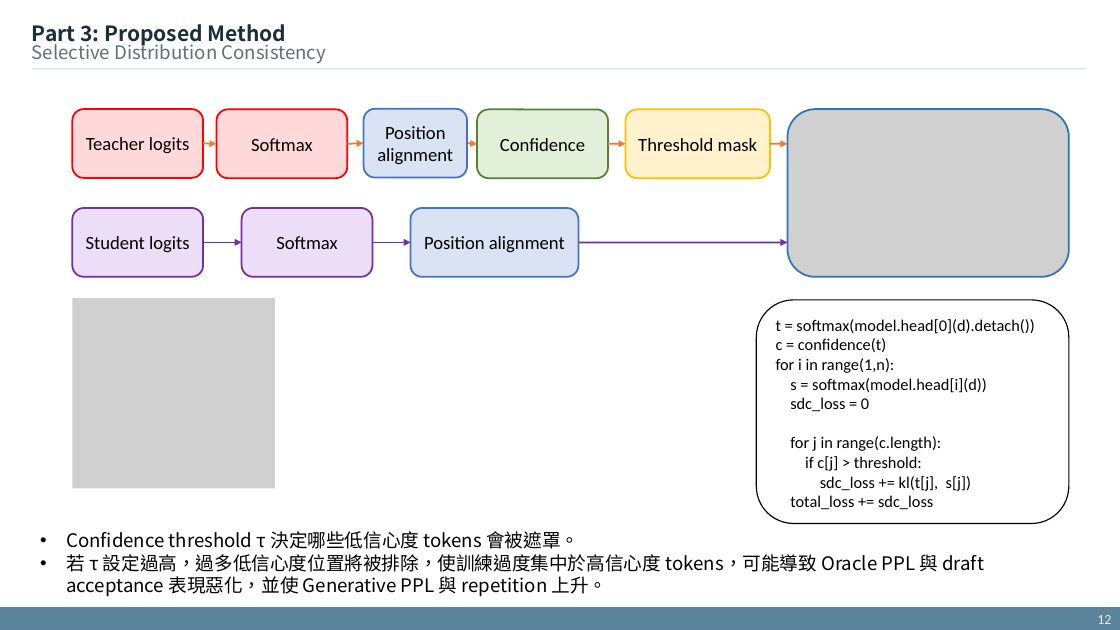
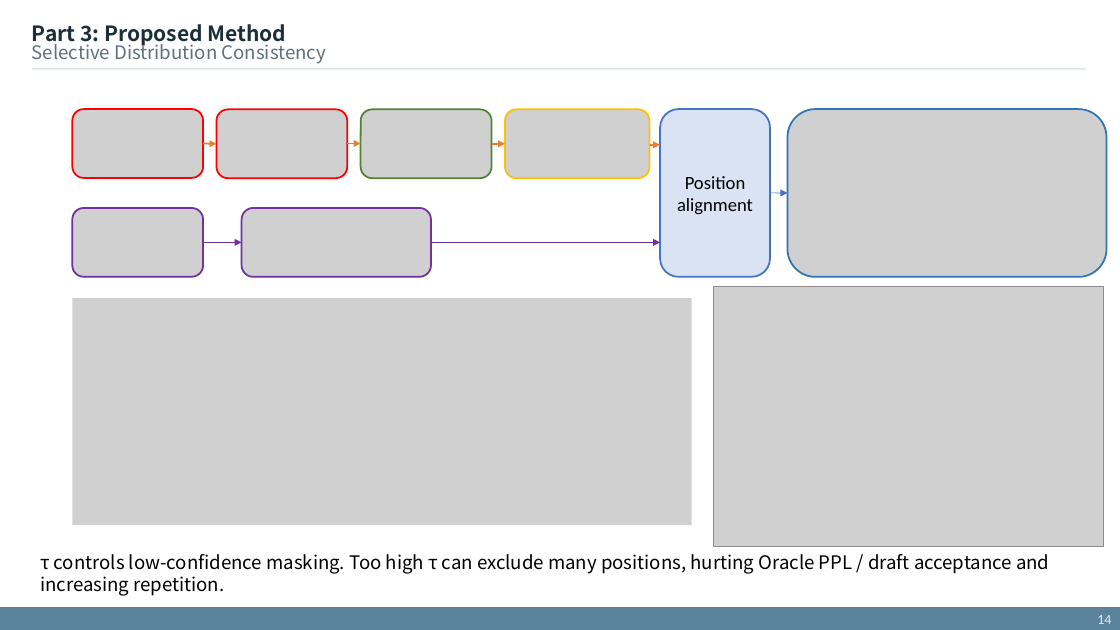
Before and after one commit to xdfg12456/llama-mtp, a slide deck: slide 14 of doc/mtp_with_consistency_method.pptx (slide 12 before the commit). Drawn at 1120x630 pixels with LibreOffice and Linux fonts; fonts in the diff are those of the drawing; grey boxes stand for pictures. Boxes give left, top, right and bottom in pixels: in the first picture for what was removed or moved away, otherwise in the second. Text is boxed around its words. In the diff, an @@ line names an element or a change of style, - is before the commit and + after.

```diff
--- a/doc/mtp_with_consistency_method.pptx
+++ b/doc/mtp_with_consistency_method.pptx
@@ rounded rectangle removed at <box>72,109,203,178</box> @@
-Teacher logits
@@ picture added at <box>72,109,203,178</box> @@
@@ rounded rectangle removed at <box>217,109,348,178</box> @@
-Softmax
@@ picture added at <box>217,109,348,178</box> @@
@@ picture added at <box>360,109,492,178</box> @@
@@ rounded rectangle removed at <box>364,109,467,178</box> @@
-Position
-alignment
@@ rounded rectangle removed at <box>477,109,608,178</box> @@
-Confidence
@@ picture added at <box>505,109,649,178</box> @@
@@ rounded rectangle removed at <box>626,109,770,178</box> @@
-Threshold mask
@@ rounded rectangle "Position alignment": place and size @@
-rounded rectangle "Position alignment" at <box>411,208,579,277</box>
+rounded rectangle "Position alignment" at <box>660,109,770,277</box>
@@ picture: place and size @@
-picture at <box>787,109,1069,277</box>
+picture at <box>787,109,1107,277</box>
@@ arrow moved from (347, 144) - (364, 143) to (347, 144) - (360, 144) @@
@@ arrow removed from (467, 143) to (477, 144) @@
@@ arrow moved from (608, 144) - (626, 144) to (492, 144) - (505, 144) @@
@@ arrow moved from (770, 144) - (787, 144) to (649, 145) - (660, 145) @@
@@ rounded rectangle removed at <box>72,208,203,277</box> @@
-Student logits
@@ picture added at <box>72,208,203,277</box> @@
@@ rounded rectangle removed at <box>242,208,373,277</box> @@
-Softmax
@@ picture added at <box>242,208,431,277</box> @@
@@ arrow added from (770, 193) to (787, 193), #4472C4 0.5 pt @@
@@ arrow moved from (372, 243) - (411, 243) to (433, 243) - (660, 243) @@
@@ arrow removed from (579, 243) to (787, 243) @@
@@ picture: place and size @@
-picture at <box>72,298,275,489</box>
+picture at <box>72,298,691,525</box>
@@ picture added at <box>714,287,1105,546</box> @@
@@ rounded rectangle removed at <box>756,300,1069,523</box> @@
-t = softmax(model.head[0](d).detach())
-c = confidence(t)
-for i in range(1,n):
-s = softmax(model.head[i](d))
-sdc_loss = 0
-for j in range(c.length):
-if c[j] > threshold:
-sdc_loss += kl(t[j], s[j])
-total_loss += sdc_loss
@@ text at <box>40,554,1049,596</box>: text changed @@
-• Confidence threshold τ 決定哪些低信心度 tokens 會被遮罩。
-• 若 τ 設定過高，過多低信心度位置將被排除，使訓練過度集中於高信心度 tokens，可能導致 Oracle PPL 與 draft acceptance 表現惡化，並使 Generative PPL 與 repetition 上升。
+τ controls low-confidence masking. Too high τ can exclude many positions, hurting Oracle PPL / draft acceptance and increasing repetition.
@@ page number at <box>1097,615,1111,624</box>: text changed @@
-12
+14
```
Also in this commit, not shown: 18 other slides changed, 5 slides added, 1 slide removed, 1 other file.
